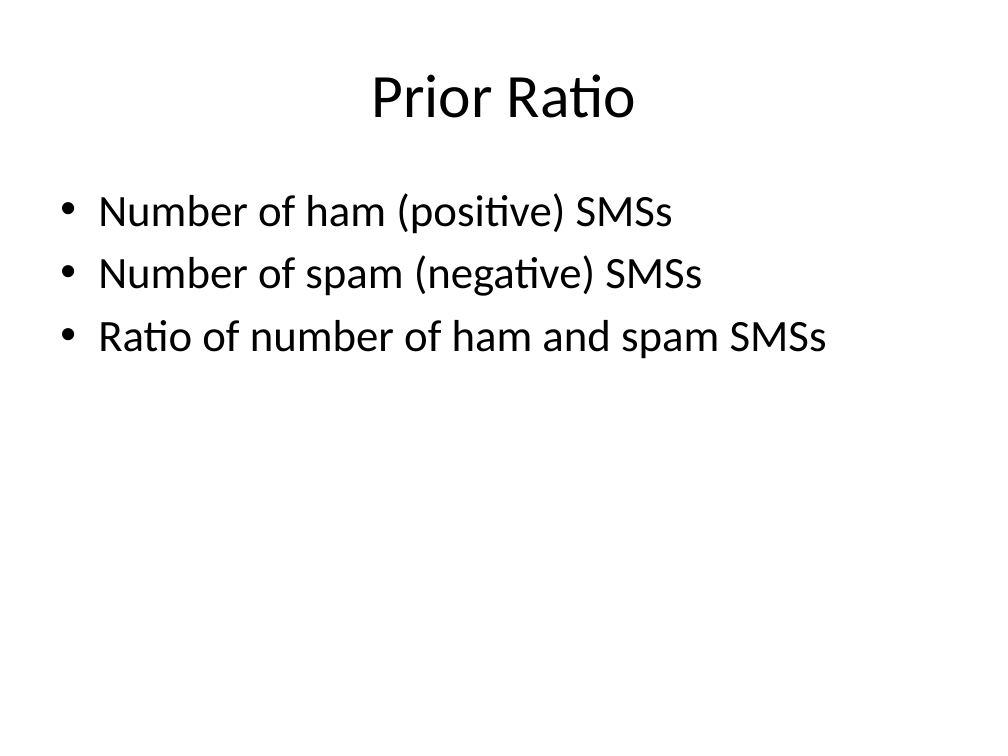
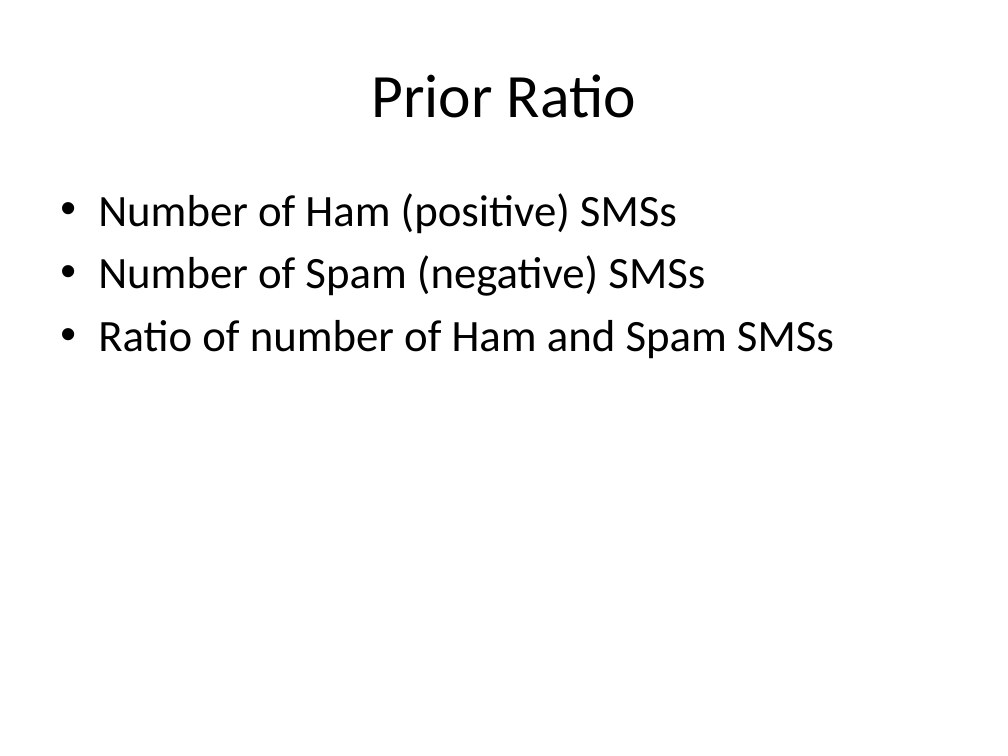
Before and after one commit to look4pritam/ArtificialIntelligence, a slide deck: slide 20 of MachineLearning/NaiveBayes/NaiveBayes.pptx. Drawn at 1008x756 pixels with LibreOffice and Linux fonts; fonts in the diff are those of the drawing. Boxes give left, top, right and bottom in pixels: in the first picture for what was removed or moved away, otherwise in the second. Text is boxed around its words. In the diff, an @@ line names an element or a change of style, - is before the commit and + after.

```diff
--- a/MachineLearning/NaiveBayes/NaiveBayes.pptx
+++ b/MachineLearning/NaiveBayes/NaiveBayes.pptx
@@ text at (98,193,834,359): text changed @@
-• Number of ham (positive) SMSs
-• Number of spam (negative) SMSs
-• Ratio of number of ham and spam SMSs
+• Number of Ham (positive) SMSs
+• Number of Spam (negative) SMSs
+• Ratio of number of Ham and Spam SMSs
```
Also in this commit, not shown: 3 other slides changed.
